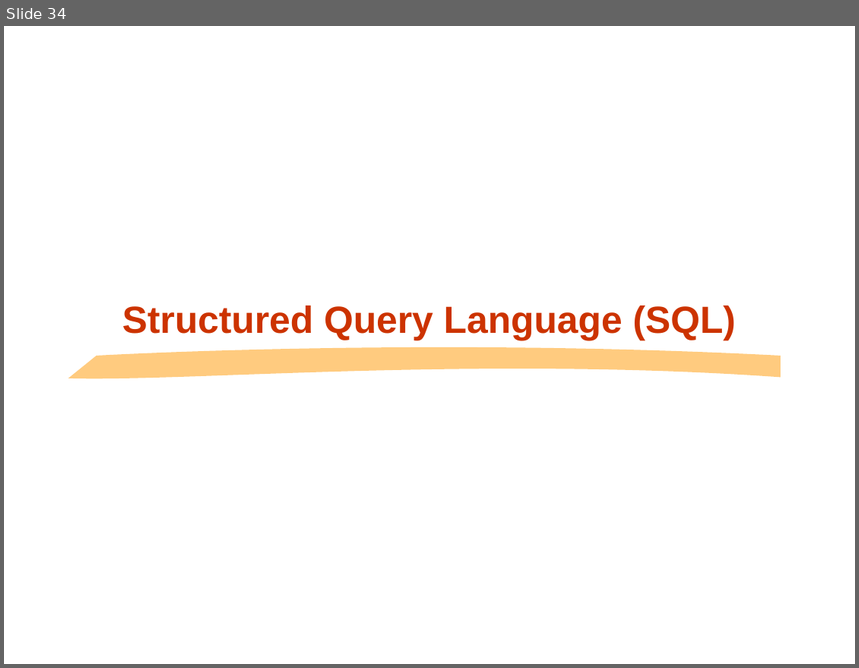
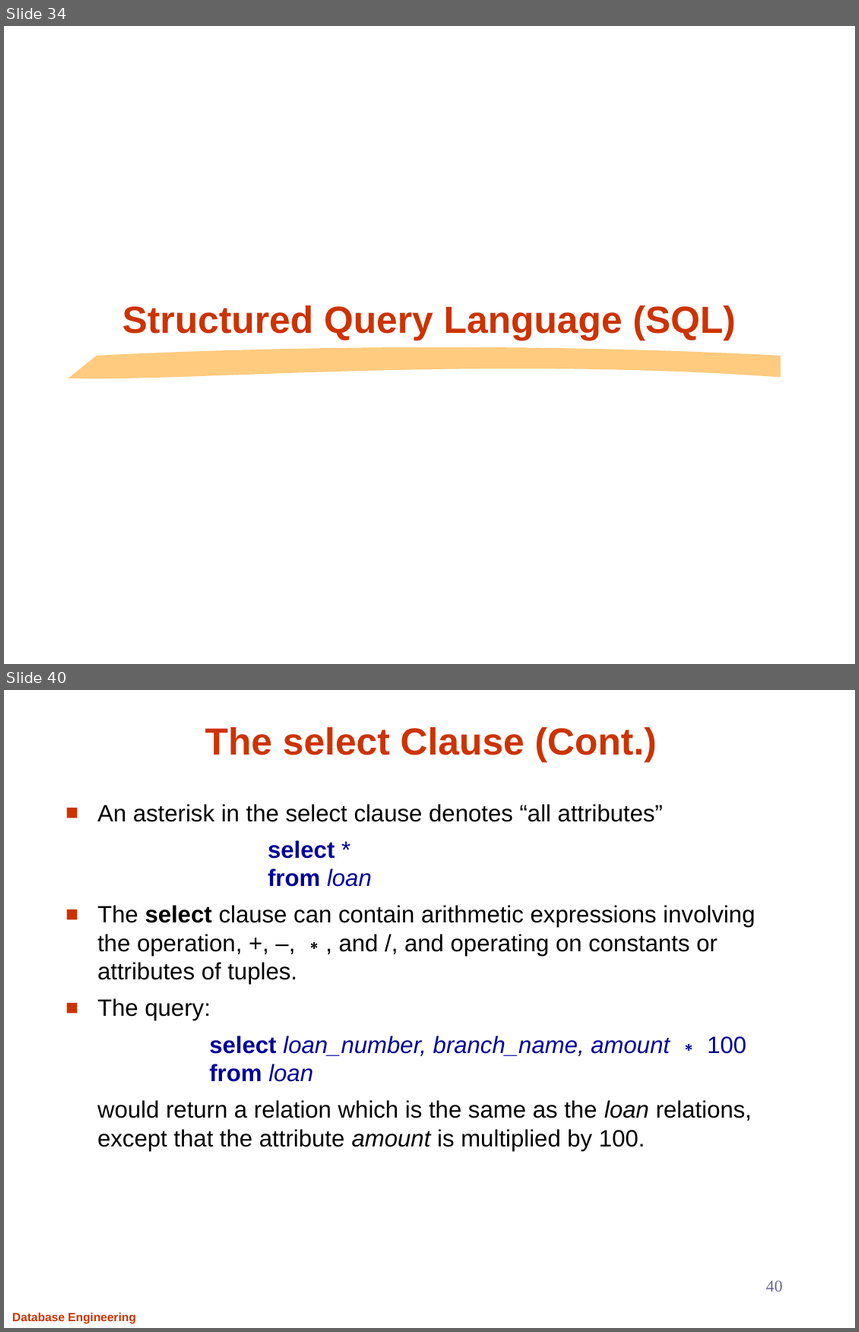
Before and after one commit to Aashishsharma/Learnings, a slide deck: RDBMS/DB.pptx. Shown one above the other, each under a label of ours: slide 34 before the commit, slides 34 and 40 after it; the slides between them are not shown. The pictures are 859x668 and 859x1332 pixels, drawn with LibreOffice and Linux fonts; fonts in the diff are those of the drawing; background and template pictures are left out. Boxes give left, top, right and bottom in pixels: in the first picture for what was removed or moved away, otherwise in the second. Text is boxed around its words. In the diff, an @@ line names an element or a change of style, - is before the commit and + after.

```diff
--- a/RDBMS/DB.pptx
+++ b/RDBMS/DB.pptx
@@ slide 40 added at (x1=4, y1=690, x2=855, y2=1328), background #FFFFFF @@
@@ title added at (x1=205, y1=727, x2=657, y2=763), 32 pt, text #CC3300, bold @@
+The select Clause (Cont.)
@@ text added at (x1=97, y1=804, x2=755, y2=1151), 20 pt, text #000000 @@
+■ An asterisk in the select clause denotes “all attributes”
+select *
+from loan
+■ The select clause can contain arithmetic expressions involving the operation, +, –, ∗, and /, and operating on constants or attributes of tuples.
+■ The query:
+select loan_number, branch_name, amount ∗ 100
+from loan
+would return a relation which is the same as the loan relations, except that the attribute amount is multiplied by 100.
@@ page number added at (x1=766, y1=1281, x2=783, y2=1292), 14 pt, text #666699 @@
+40
@@ text added at (x1=12, y1=1312, x2=136, y2=1324), 10 pt, text #CC3300, bold @@
+Database Engineering
```
Also in this commit, not shown: 66 other slides added, 1 other file.
